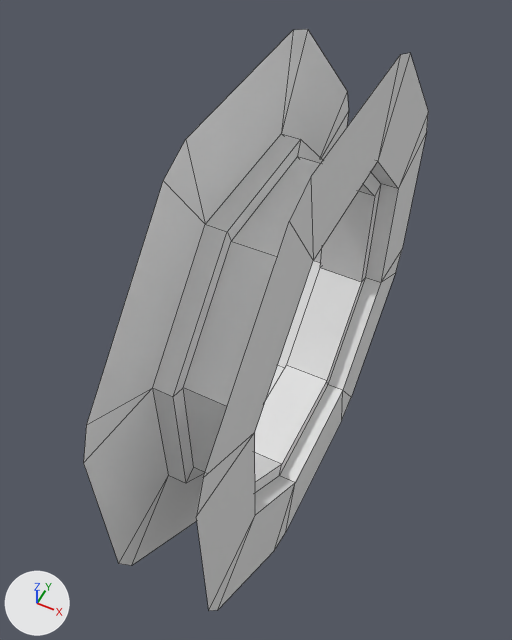
A saved change to the FBX model Assets/Fbx/door.fbx.
Rendered twice from a 50 mm lens placed at (3.92, -9.43, 11.56), pointed at (-0.67, -0.24, 0.07). The axes (+X, +Y, +Z) are drawn at lower left. The lights are the same throughout. Mesh edges are drawn as thin lines. Where no turn or scale is listed for an object, it has been applied to the vertices.

Objects in the first picture: 'door'.
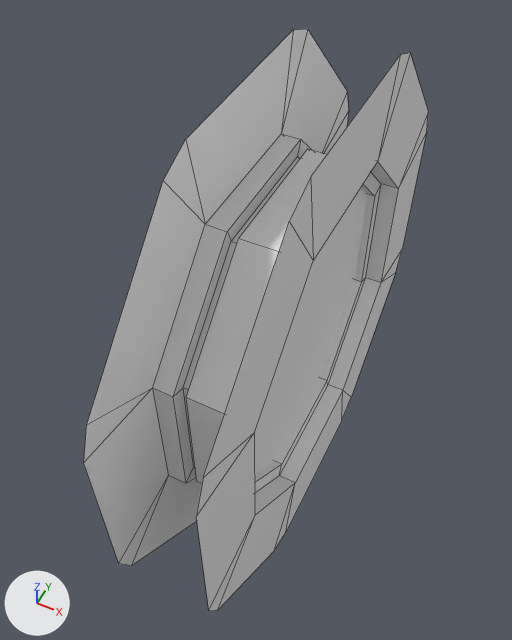
What differs and where, as boxes (x1, y1, x2, y2) in the pictures (512 x 640 px):
'door interior', added
    after: (186, 149, 367, 483)

The change in detail:
Mesh me_cylinder_002_1 is new.
It is an 8-sided cylinder along x spanning x -0.4..0.4, y -3.5..3.5, z -3.5..3.5.
Object 'door interior' (ob_door_interior) is new; it shows me_cylinder_002_1.
Its location is (0.0, 0.0, 0.0).
